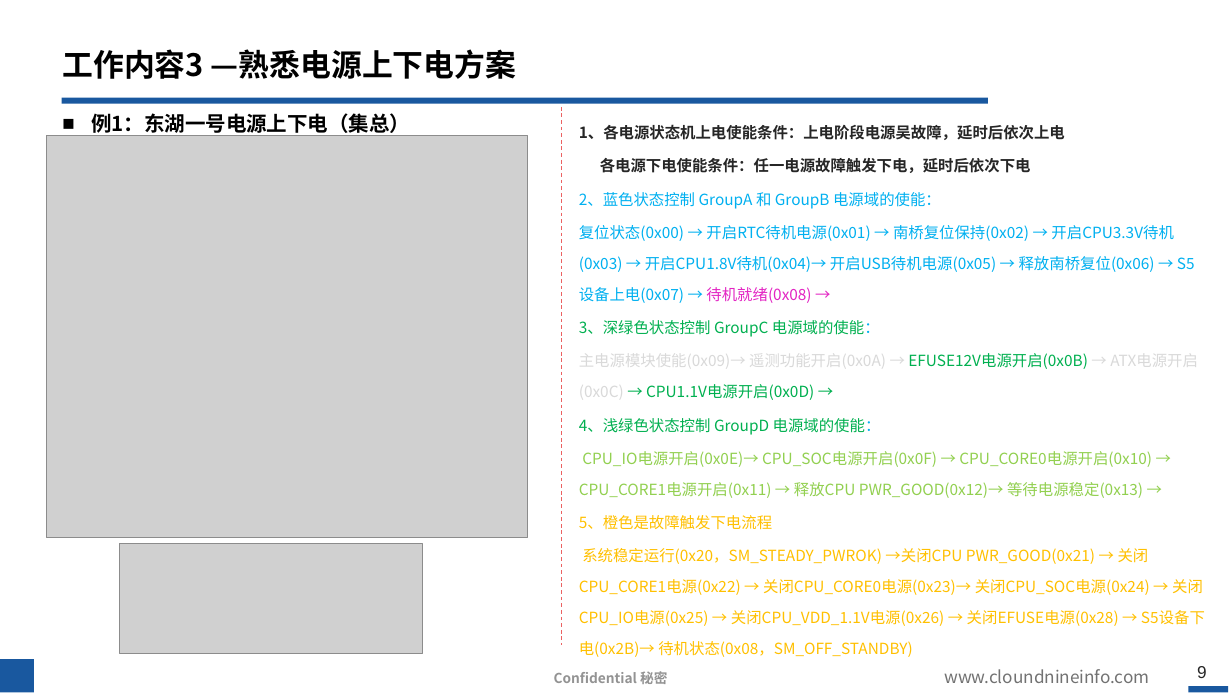
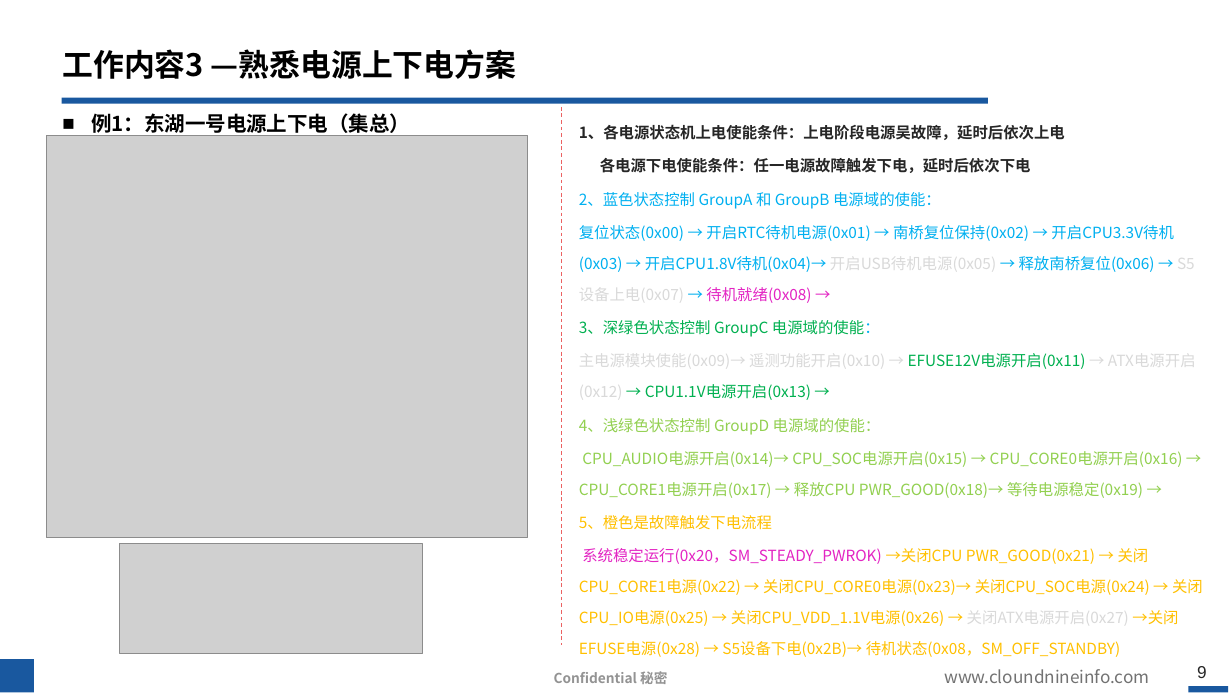
Before and after one commit to hahada-998/Tieta_code, a slide deck: slide 9 of 转正答辩.pptx. Drawn at 1232x693 pixels with LibreOffice and Linux fonts; fonts in the diff are those of the drawing; grey boxes stand for pictures; background and template pictures are left out. Boxes give left, top, right and bottom in pixels: in the first picture for what was removed or moved away, otherwise in the second. Text is boxed around its words. In the diff, an @@ line names an element or a change of style, - is before the commit and + after.

Commit message:
🦄 refactor(顶层模块修改):

```diff
--- a/转正答辩.pptx
+++ b/转正答辩.pptx
@@ text at [579, 225, 1173, 435]: text colour #00B0F0 to #D9D9D9 in "开启USB待机电源(0x05) S5设备上电(0x07)"; text colour #00B050 to #92D050 in "4、浅绿色状态控制 GroupD 电源域的使能："; text colour #00B0F0 to #92D050 in "电源域的使能：" @@
@@ text at [579, 349, 1196, 402]: text changed @@
-  主电源模块使能(0x09)→ 遥测功能开启(0x0A) → EFUSE12V电源开启(0x0B) → ATX电源开启(0x0C) → CPU1.1V电源开启(0x0D) →
+  主电源模块使能(0x09)→ 遥测功能开启(0x10) → EFUSE12V电源开启(0x11) → ATX电源开启(0x12) → CPU1.1V电源开启(0x13) →
@@ text at [579, 451, 1183, 498]: text changed @@
-  CPU_IO电源开启(0x0E)→ CPU_SOC电源开启(0x0F) → CPU_CORE0电源开启(0x10) → CPU_CORE1电源开启(0x11) → 释放CPU PWR_GOOD(0x12)→ 等待电源稳定(0x13) →
+  CPU_AUDIO电源开启(0x14)→ CPU_SOC电源开启(0x15) → CPU_CORE0电源开启(0x16) → CPU_CORE1电源开启(0x17) → 释放CPU PWR_GOOD(0x18)→ 等待电源稳定(0x19) →
@@ text at [579, 548, 1203, 657]: text changed @@
-  系统稳定运行(0x20，SM_STEADY_PWROK) →关闭CPU PWR_GOOD(0x21) → 关闭CPU_CORE1电源(0x22) → 关闭CPU_CORE0电源(0x23)→ 关闭CPU_SOC电源(0x24) → 关闭CPU_IO电源(0x25) → 关闭CPU_VDD_1.1V电源(0x26) → 关闭EFUSE电源(0x28) → S5设备下电(0x2B)→ 待机状态(0x08，SM_OFF_STANDBY)
+  系统稳定运行(0x20，SM_STEADY_PWROK) →关闭CPU PWR_GOOD(0x21) → 关闭CPU_CORE1电源(0x22) → 关闭CPU_CORE0电源(0x23)→ 关闭CPU_SOC电源(0x24) → 关闭CPU_IO电源(0x25) → 关闭CPU_VDD_1.1V电源(0x26) → 关闭ATX电源开启(0x27) →关闭EFUSE电源(0x28) → S5设备下电(0x2B)→ 待机状态(0x08，SM_OFF_STANDBY)
```
Also in this commit, not shown: 6 other files.
